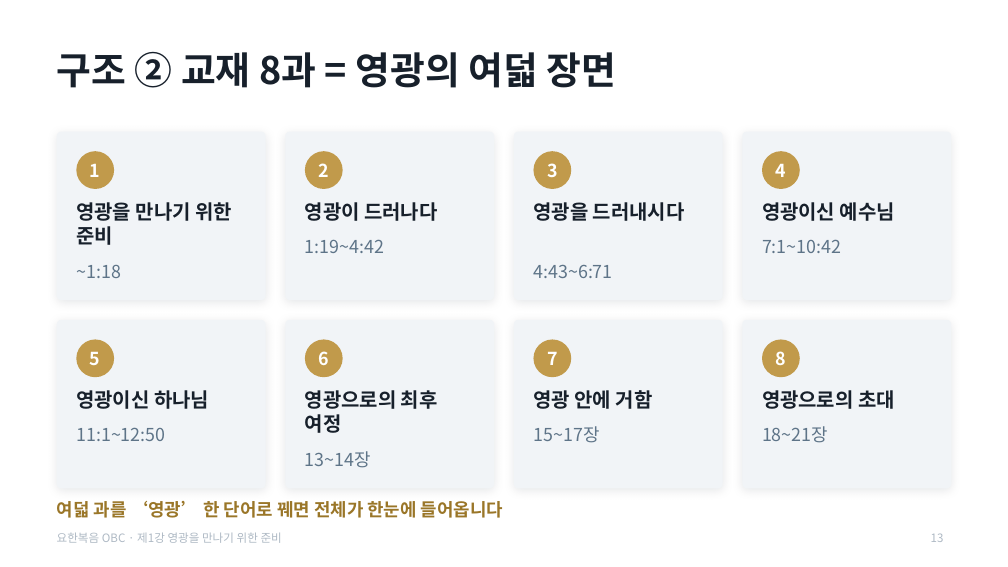
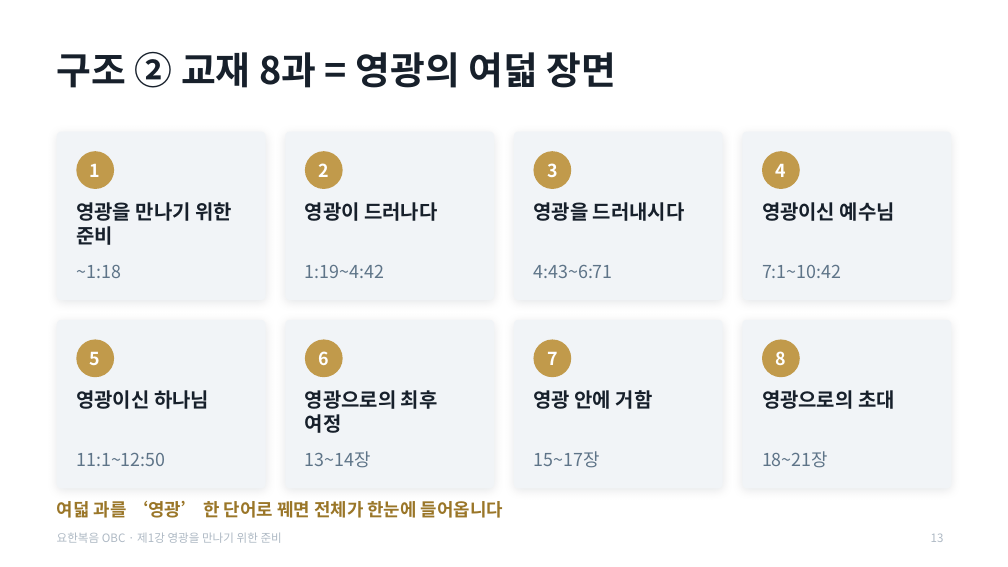
Before and after one commit to mio-modu/bible_GospelofJohn, a slide deck: slide 13 of dist/요한복음_1강_영광을_만나기_위한_준비.pptx. Drawn at 1008x567 pixels with LibreOffice and Linux fonts; fonts in the diff are those of the drawing. Boxes give left, top, right and bottom in pixels: in the first picture for what was removed or moved away, otherwise in the second. Text is boxed around its words. In the diff, an @@ line names an element or a change of style, - is before the commit and + after.

```diff
--- a/dist/요한복음_1강_영광을_만나기_위한_준비.pptx
+++ b/dist/요한복음_1강_영광을_만나기_위한_준비.pptx
@@ text "1:19~4:42": place and size @@
-text "1:19~4:42" at (305, 239, 384, 253)
+text "1:19~4:42" at (305, 264, 384, 278)
@@ text "7:1~10:42": place and size @@
-text "7:1~10:42" at (762, 239, 841, 253)
+text "7:1~10:42" at (762, 264, 841, 278)
@@ text "11:1~12:50": place and size @@
-text "11:1~12:50" at (76, 427, 165, 441)
+text "11:1~12:50" at (76, 452, 165, 466)
@@ text "15~17장": place and size @@
-text "15~17장" at (533, 426, 599, 443)
+text "15~17장" at (533, 451, 599, 468)
@@ text "18~21장": place and size @@
-text "18~21장" at (762, 426, 828, 443)
+text "18~21장" at (762, 451, 828, 468)
```
Also in this commit, not shown: 12 other slides changed, 5 other files.
